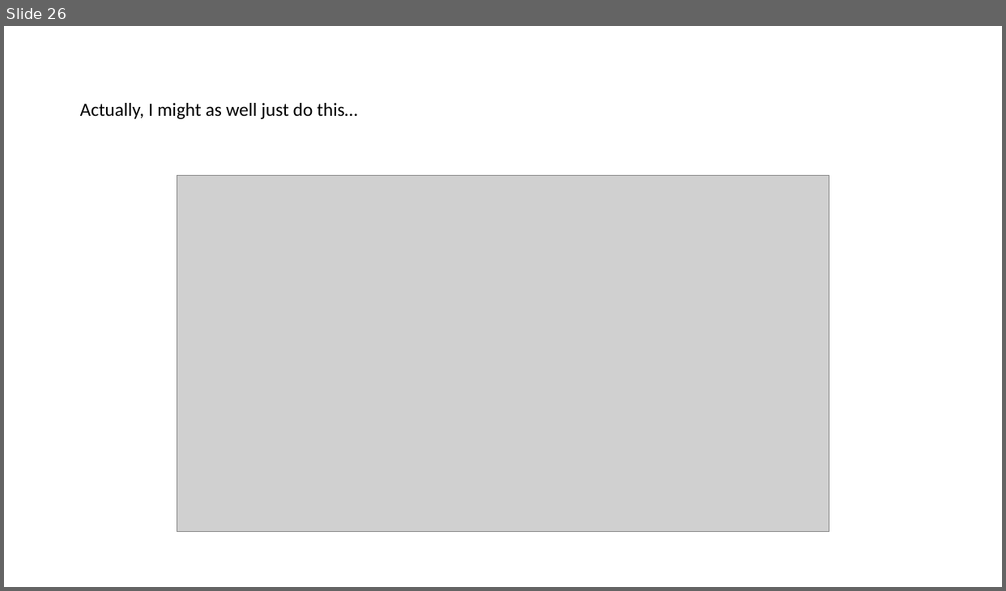
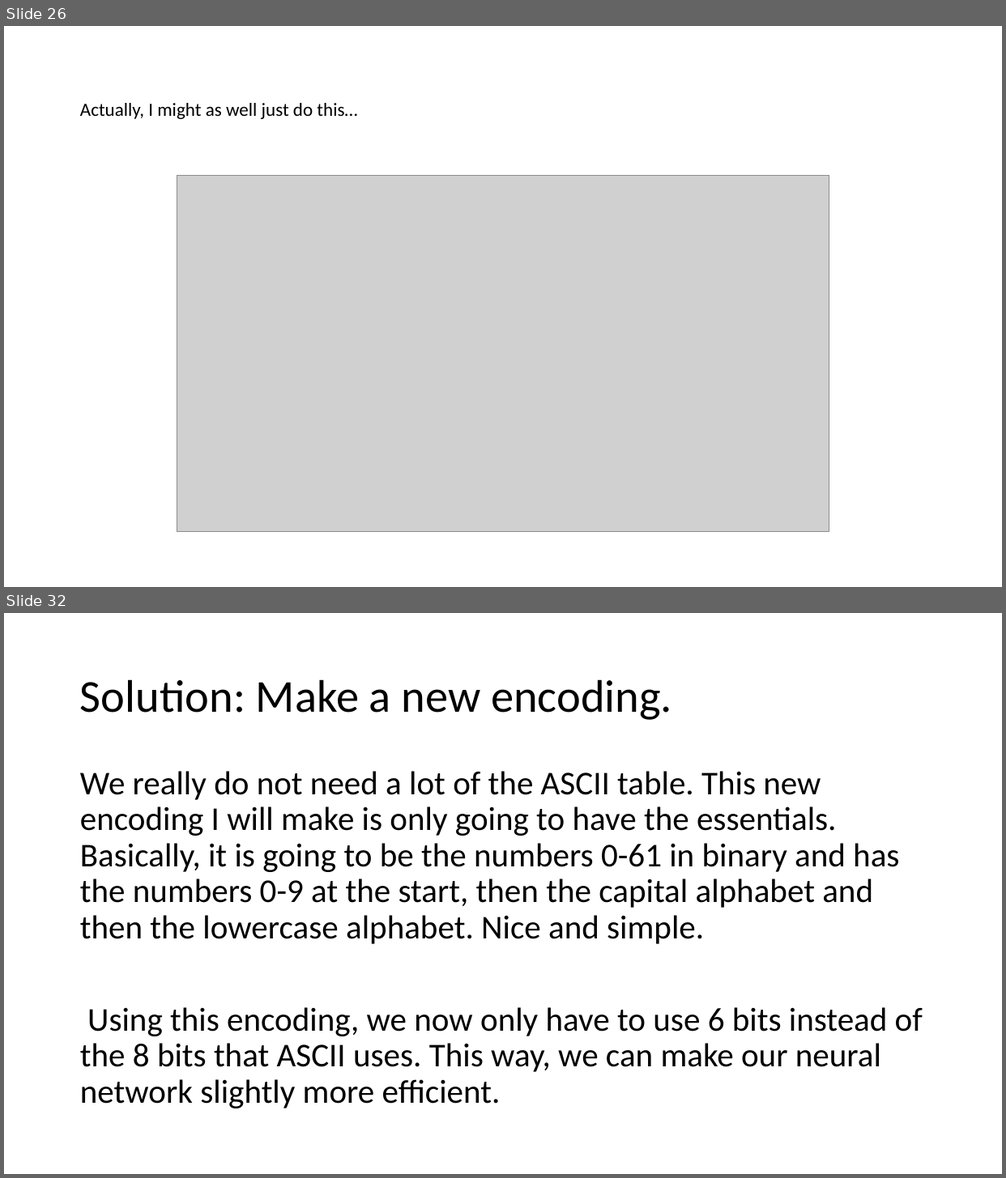
Before and after one commit to PixelZerg/NeuroOCR, a slide deck: NeuroOCR-DevelopmentDocumentation.pptx. Shown one above the other, each under a label of ours: slide 26 before the commit, slides 26 and 32 after it; the slides between them are not shown. The pictures are 1006x591 and 1006x1178 pixels, drawn with LibreOffice and Linux fonts; fonts in the diff are those of the drawing; grey boxes stand for pictures. Boxes give left, top, right and bottom in pixels: in the first picture for what was removed or moved away, otherwise in the second. Text is boxed around its words. In the diff, an @@ line names an element or a change of style, - is before the commit and + after.

```diff
--- a/NeuroOCR-DevelopmentDocumentation.pptx
+++ b/NeuroOCR-DevelopmentDocumentation.pptx
@@ slide 32 added at (4, 613, 1002, 1174), background #FFFFFF @@
@@ title added at (80, 679, 672, 720), 44 pt, text #000000 @@
+Solution: Make a new encoding.
@@ text added at (80, 771, 923, 1109), 32 pt, text #000000 @@
+We really do not need a lot of the ASCII table. This new encoding I will make is only going to have the essentials. Basically, it is going to be the numbers 0-61 in binary and has the numbers 0-9 at the start, then the capital alphabet and then the lowercase alphabet. Nice and simple.
+Using this encoding, we now only have to use 6 bits instead of the 8 bits that ASCII uses. This way, we can make our neural network slightly more efficient.
```
Also in this commit, not shown: 1 slide changed, 8 other slides added, 10 other files.
